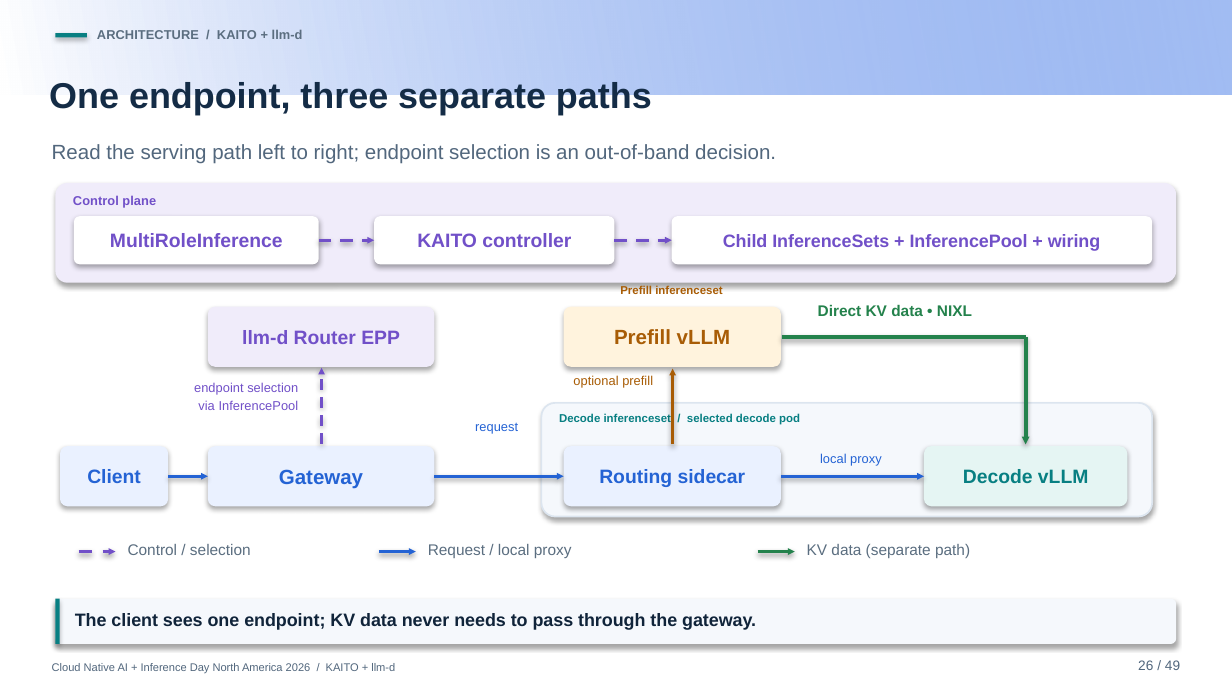
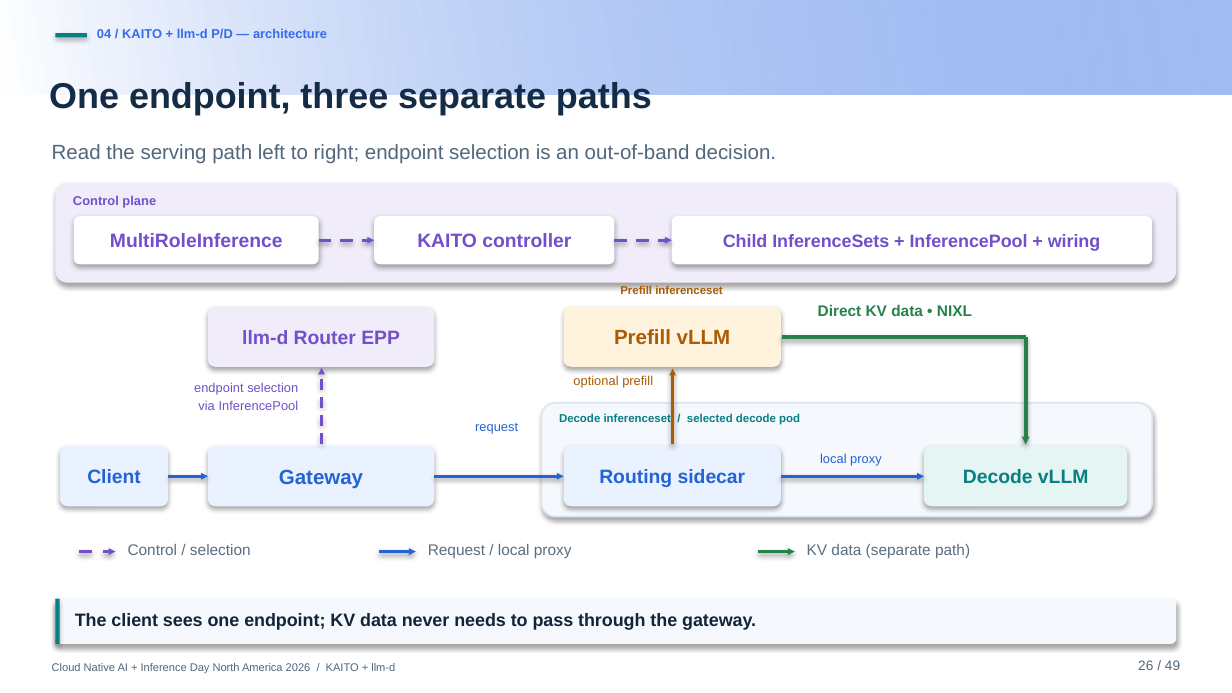
Before and after one commit to andyzhangx/demo, a slide deck: slide 26 of llm/pd-disaggregation/kubecon-na-2026-pd-disaggregation-kaito-llmd.pptx. Drawn at 1232x693 pixels with LibreOffice and Linux fonts; fonts in the diff are those of the drawing; background and template pictures are left out. Boxes give left, top, right and bottom in pixels: in the first picture for what was removed or moved away, otherwise in the second. Text is boxed around its words. In the diff, an @@ line names an element or a change of style, - is before the commit and + after.

```diff
--- a/llm/pd-disaggregation/kubecon-na-2026-pd-disaggregation-kaito-llmd.pptx
+++ b/llm/pd-disaggregation/kubecon-na-2026-pd-disaggregation-kaito-llmd.pptx
@@ text at bbox=[97, 28, 327, 39]: text changed; text colour #5B6E80 to #346CEC @@
-ARCHITECTURE / KAITO + llm-d
+04 / KAITO + llm-d P/D — architecture
```
Also in this commit, not shown: 30 other slides changed.
